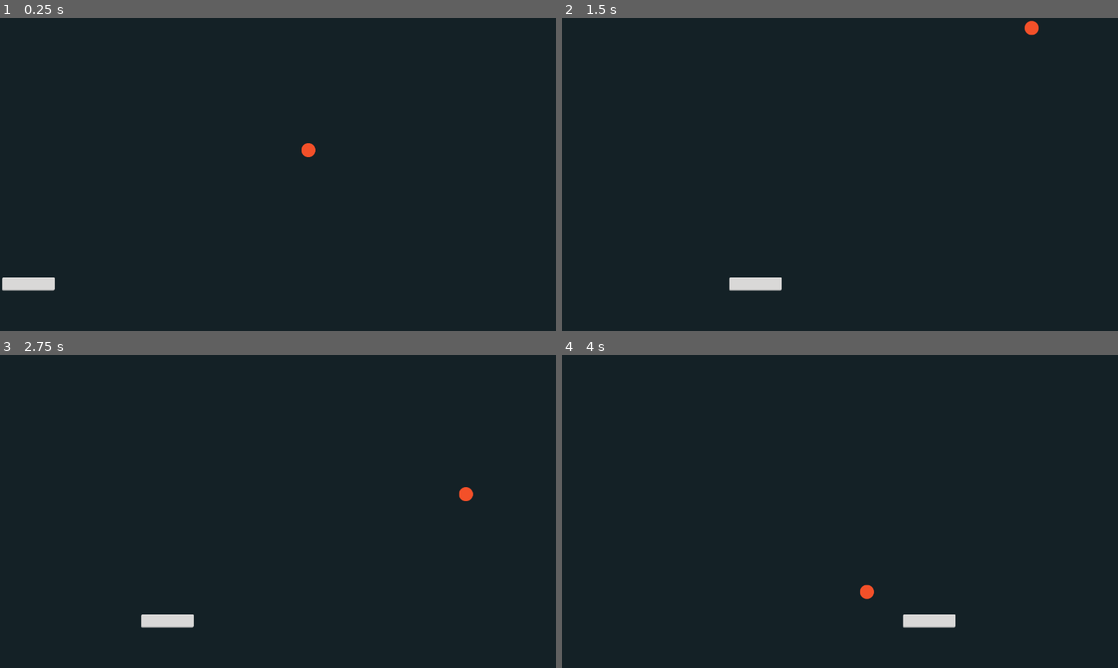
Above: before the commit, frames 1-4 (two rows, left to right).
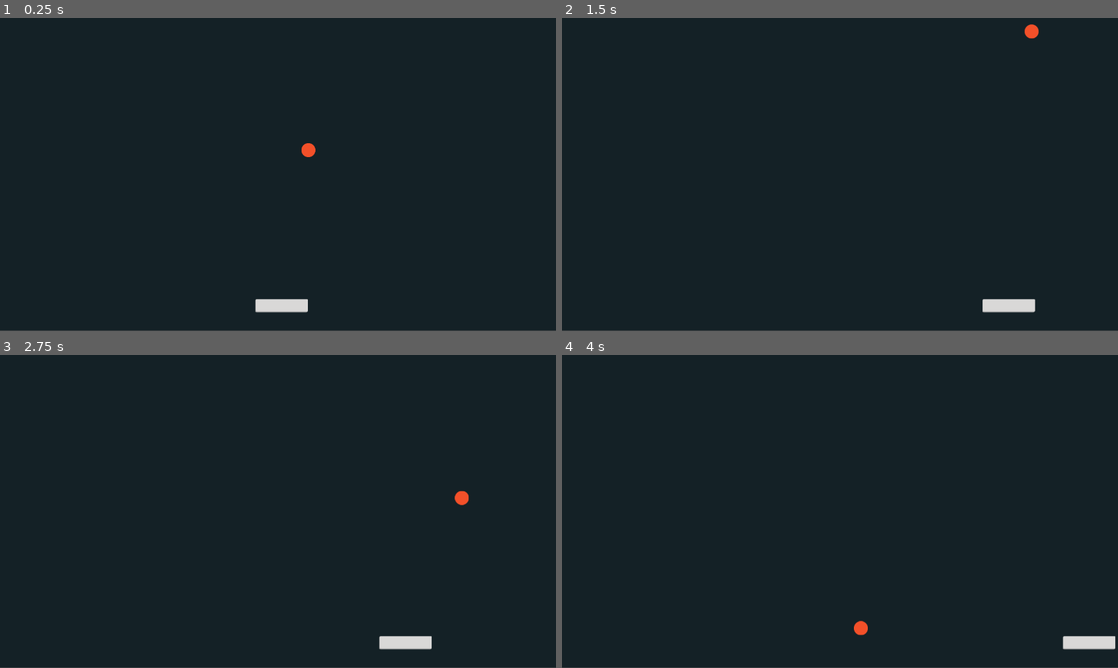
Above: after the commit, the same moments.

Repository: tildesarecool/Godot-breakout-from-scratch
Game: Godot game, scene res://Level/Level.tscn
The game is run twice, just before and just after one commit, with the same random seed, the same clock (stepped at 60 frames per second) and the same inputs.
Inputs:
- Up to frame 1 (0.25 s): no input
- Up to frame 2 (1.5 s): tap Enter (ui_accept) at 0.5, 0.77 s; hold Right (ui_right) from 0.53 s (still down)
- Up to frame 3 (2.75 s): tap Enter (ui_accept) at 1.52 s; release Right (ui_right) at 2.03 s; hold Left (ui_left) from 2.03 s (still down)
- Up to frame 4 (4 s): release Left (ui_left) at 2.78 s; hold Right (ui_right) from 2.78 s (still down); tap Enter (ui_accept) at 3.02, 3.77 s

The runs differ from the first frame. In frame 1, 1.0% of the frame differs, in the area x 0-100%, y 82-100%; in frame 2, 1.1%; in frame 3, 1.1%; in frame 4, 1.2%, in the area x 0-100%, y 73-100%.

Commit message:
Made very minor adjustments. Still need to implement timer. Instead this is the last commit before starting on the blocks.

Diff:
--- a/Level/Level.gd
+++ b/Level/Level.gd
@@ -24,7 +24,7 @@
 func reset_ball():
 	$Ball.position = Vector2(640,360)
 	get_tree().call_group('BallGroup', 'restart_ball')
-	$Player.position.x = 35 # pixels from left sid eof screen
+	$Player.position.x = 650 # pixels from left sid eof screen
 	##$Opponent.position.x = 1280 - 35 # pixels from left sid eof screen
 
 
--- a/Level/Level.tscn
+++ b/Level/Level.tscn
@@ -6,10 +6,10 @@
 [ext_resource type="Script" path="res://Ball/Ball.gd" id="4_a45ec"]
 
 [sub_resource type="RectangleShape2D" id="1"]
-size = Vector2(1280, 1)
+size = Vector2(1280, 8)
 
 [sub_resource type="RectangleShape2D" id="RectangleShape2D_ojimg"]
-size = Vector2(47, 720)
+size = Vector2(11.5, 719)
 
 [sub_resource type="RectangleShape2D" id="RectangleShape2D_1gmos"]
 size = Vector2(4, 720)
@@ -18,8 +18,9 @@
 script = ExtResource("1_e80mm")
 
 [node name="ColorRect" type="ColorRect" parent="."]
+offset_top = -1.0
 offset_right = 1280.0
-offset_bottom = 720.0
+offset_bottom = 719.0
 color = Color(0.0784314, 0.129412, 0.14902, 1)
 
 [node name="Player" parent="." instance=ExtResource("1_1bxnf")]
@@ -29,14 +30,14 @@
 metadata/_edit_group_ = true
 
 [node name="CollisionShape2D" type="CollisionShape2D" parent="WallTop"]
-position = Vector2(640, -0.5)
+position = Vector2(640, 0)
 shape = SubResource("1")
 
 [node name="WallRight" type="StaticBody2D" parent="."]
 position = Vector2(1452, -108)
 
 [node name="CollisionShape2D" type="CollisionShape2D" parent="WallRight"]
-position = Vector2(-150, 468)
+position = Vector2(-171.75, 467.5)
 shape = SubResource("RectangleShape2D_ojimg")
 metadata/_edit_group_ = true
 
@@ -44,7 +45,7 @@
 position = Vector2(0, 723)
 
 [node name="CollisionShape2D" type="CollisionShape2D" parent="WallBottom"]
-position = Vector2(642, -2.5)
+position = Vector2(642, -4.5)
 shape = SubResource("1")
 metadata/_edit_group_ = true
 
--- a/Player/Player.gd
+++ b/Player/Player.gd
@@ -5,7 +5,9 @@
 # var a = 2
 # var b = "text"
 func _ready():
-	self.position.y = 650
+
+	self.position.y = 700
+	self.position.x = 650
 	#var player = get_node("Sprite2D")
 	#get_node("Sprite2D")
 	#player.rotation.x = 770
